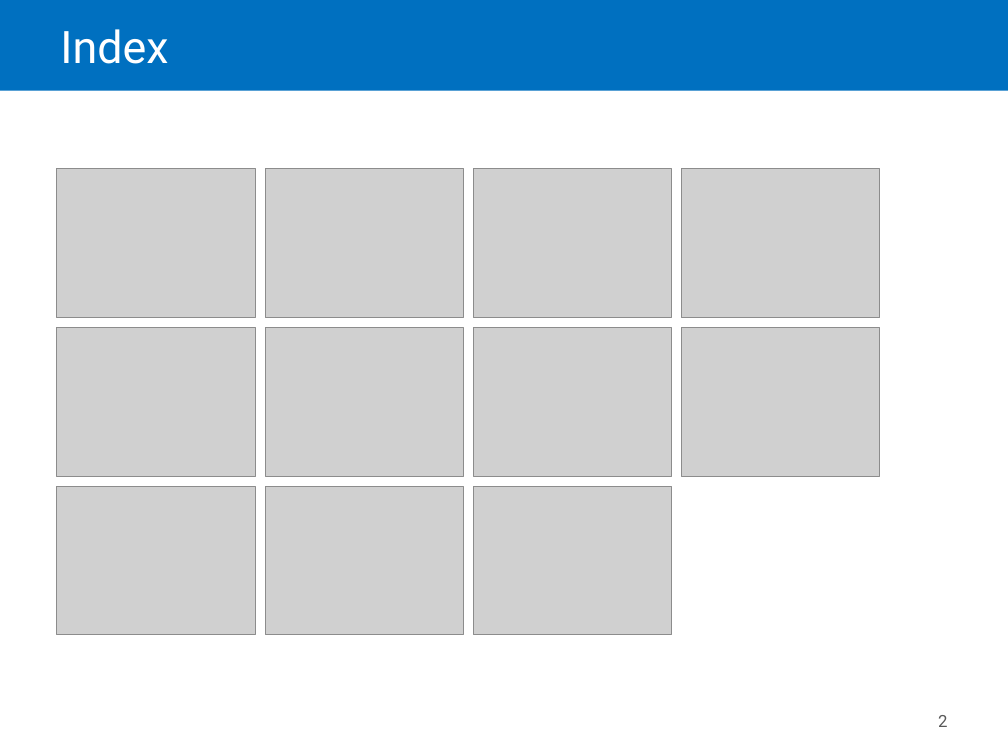
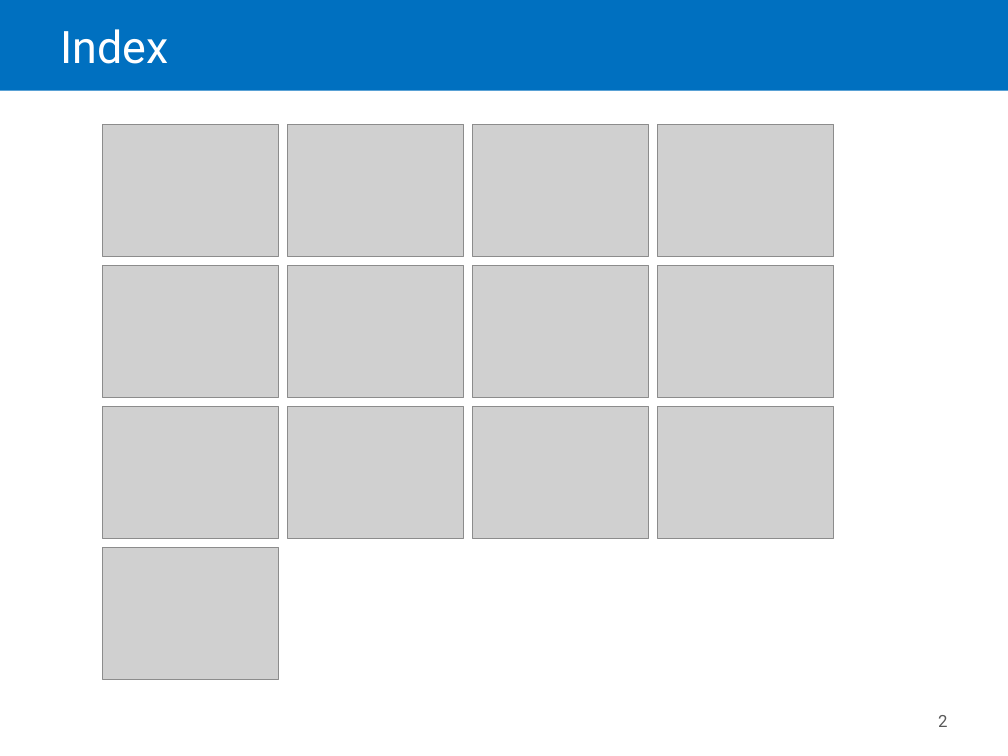
Before and after one commit to Sybaris-Classroom/az-204, a slide deck: slide 2 of Quiz/Quiz.pptx. Drawn at 1008x756 pixels with LibreOffice and Linux fonts; fonts in the diff are those of the drawing; grey boxes stand for pictures. Boxes give left, top, right and bottom in pixels: in the first picture for what was removed or moved away, otherwise in the second. Text is boxed around its words. In the diff, an @@ line names an element or a change of style, - is before the commit and + after.

```diff
--- a/Quiz/Quiz.pptx
+++ b/Quiz/Quiz.pptx
@@ picture: place and size @@
-picture at (56, 169, 255, 319)
+picture at (103, 124, 279, 256)
@@ picture: place and size @@
-picture at (265, 169, 464, 319)
+picture at (287, 124, 464, 256)
@@ picture: place and size @@
-picture at (473, 169, 671, 319)
+picture at (473, 124, 649, 256)
@@ picture: place and size @@
-picture at (681, 169, 880, 319)
+picture at (657, 124, 834, 256)
@@ picture: place and size @@
-picture at (56, 328, 255, 477)
+picture at (103, 265, 279, 397)
@@ picture: place and size @@
-picture at (265, 328, 464, 477)
+picture at (287, 265, 464, 397)
@@ picture: place and size @@
-picture at (473, 328, 671, 477)
+picture at (473, 265, 649, 397)
@@ picture: place and size @@
-picture at (681, 328, 880, 477)
+picture at (657, 265, 834, 397)
@@ picture added at (103, 406, 279, 538) @@
@@ picture: place and size @@
-picture at (265, 486, 464, 635)
+picture at (287, 406, 464, 538)
@@ picture: place and size @@
-picture at (473, 486, 671, 635)
+picture at (473, 406, 649, 538)
@@ picture added at (657, 406, 834, 538) @@
@@ picture removed at (56, 486, 255, 635) @@
@@ picture added at (103, 547, 279, 679) @@
```
Also in this commit, not shown: 33 slides added, 57 other files.
